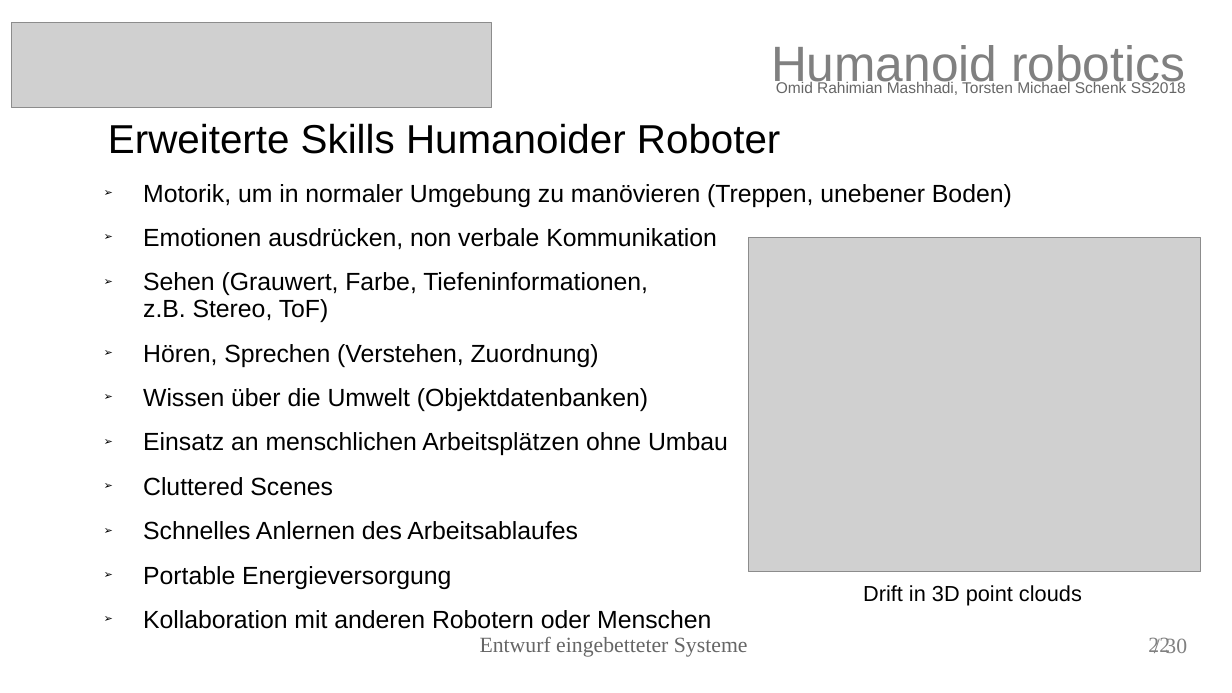
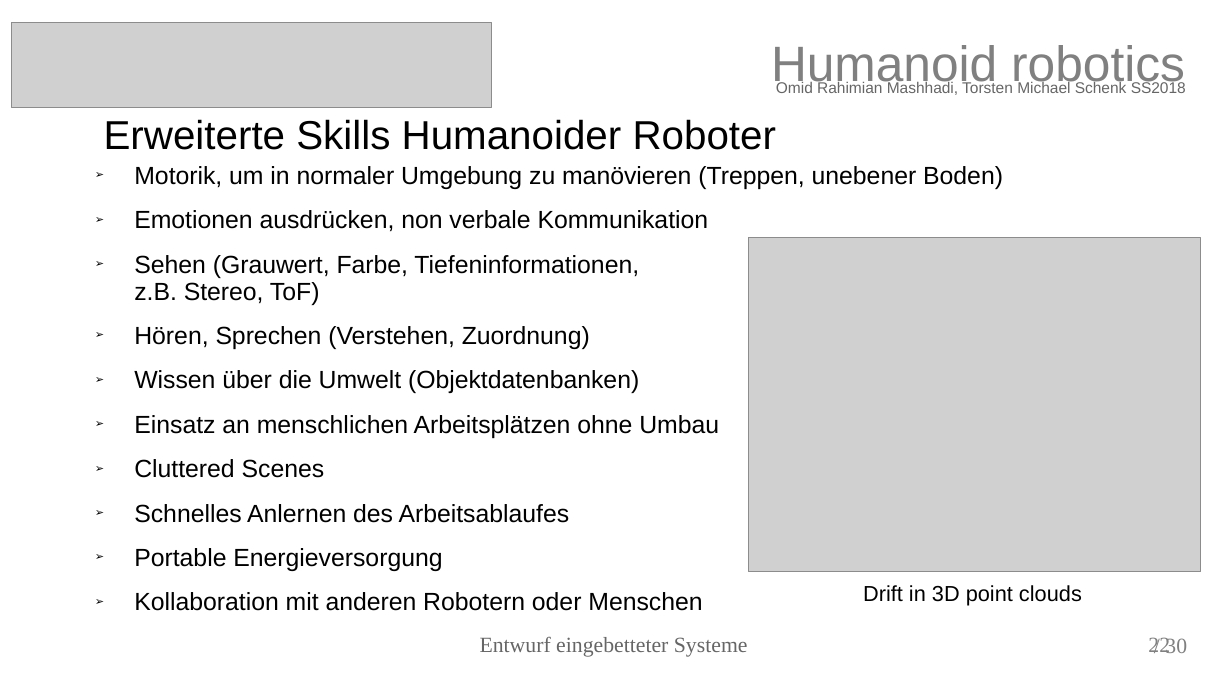
Before and after one commit to torstenschenk/beuth-avatar-ss2018, a slide deck: slide 22 of Presentation/HumanoidRobotic.odp. Drawn at 1232x693 pixels with LibreOffice and Linux fonts; fonts in the diff are those of the drawing; grey boxes stand for pictures. Boxes give left, top, right and bottom in pixels: in the first picture for what was removed or moved away, otherwise in the second. Text is boxed around its words. In the diff, an @@ line names an element or a change of style, - is before the commit and + after.

```diff
--- a/Presentation/HumanoidRobotic.odp
+++ b/Presentation/HumanoidRobotic.odp
@@ title "Erweiterte Skills Humanoider Roboter": place and size @@
-title "Erweiterte Skills Humanoider Roboter" at box(108, 123, 780, 154)
+title "Erweiterte Skills Humanoider Roboter" at box(104, 119, 776, 150)
@@ text "Motorik, um in normaler Umgebung ...": place and size @@
-text "Motorik, um in normaler Umgebung ..." at box(143, 184, 1012, 629)
+text "Motorik, um in normaler Umgebung ..." at box(134, 166, 1003, 611)
```
Also in this commit, not shown: 2 other slides changed, 3 other files.
